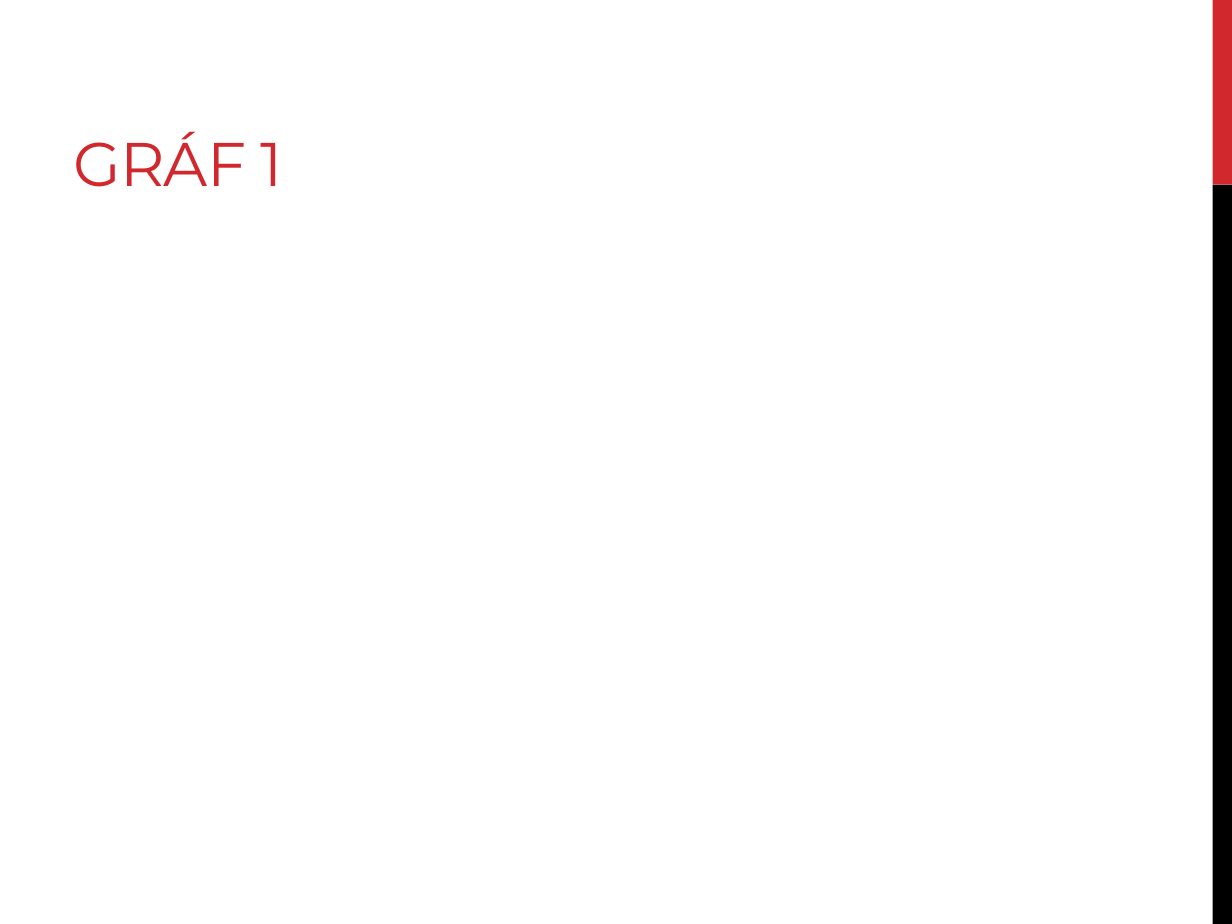
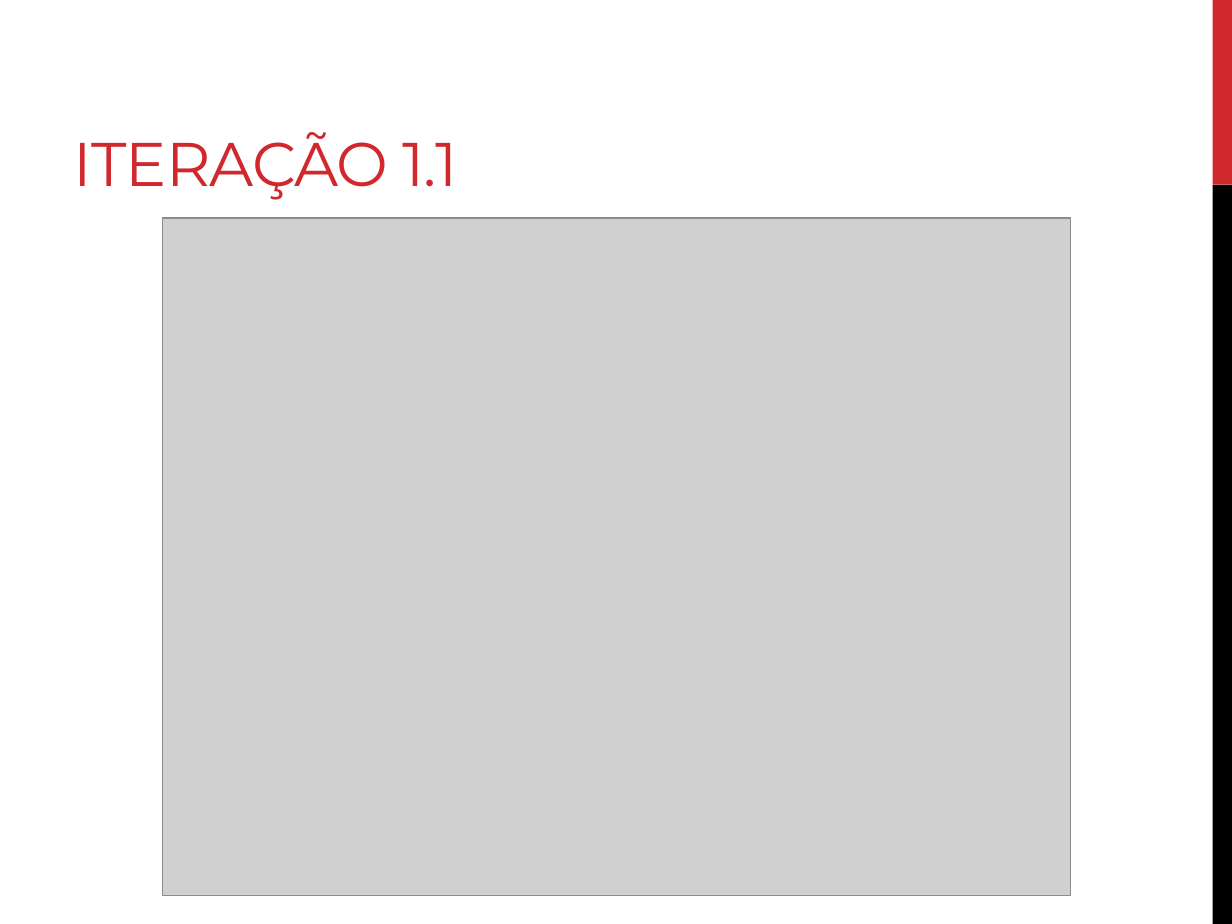
Before and after one commit to thegentil/Projeto_ModSim, a slide deck: slide 9 of Apresentação Final.pptx. Drawn at 1232x924 pixels with LibreOffice and Linux fonts; fonts in the diff are those of the drawing; grey boxes stand for pictures. Boxes give left, top, right and bottom in pixels: in the first picture for what was removed or moved away, otherwise in the second. Text is boxed around its words. In the diff, an @@ line names an element or a change of style, - is before the commit and + after.

```diff
--- a/Apresentação Final.pptx
+++ b/Apresentação Final.pptx
@@ title at <box>74,132,458,200</box>: text changed @@
-GRÁF 1
+ITERAÇÃO 1.1
@@ picture added at <box>163,218,1071,896</box> @@
```
Also in this commit, not shown: 2 other slides changed, 2 slides added, 1 slide removed.
